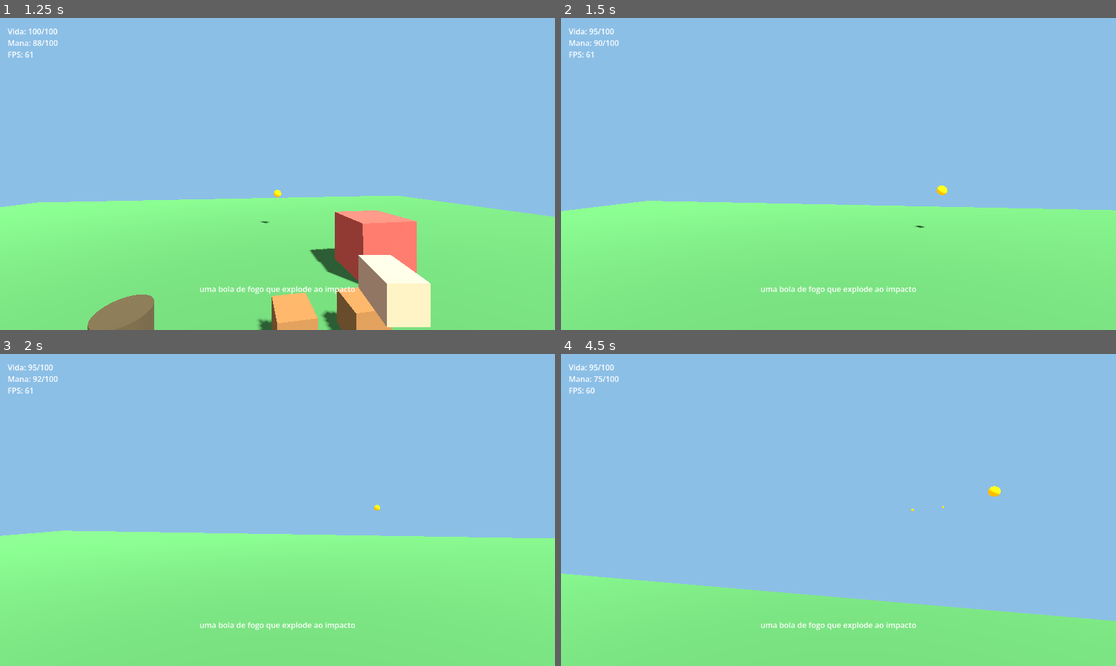
Above: before the commit, frames 1-4 (two rows, left to right).
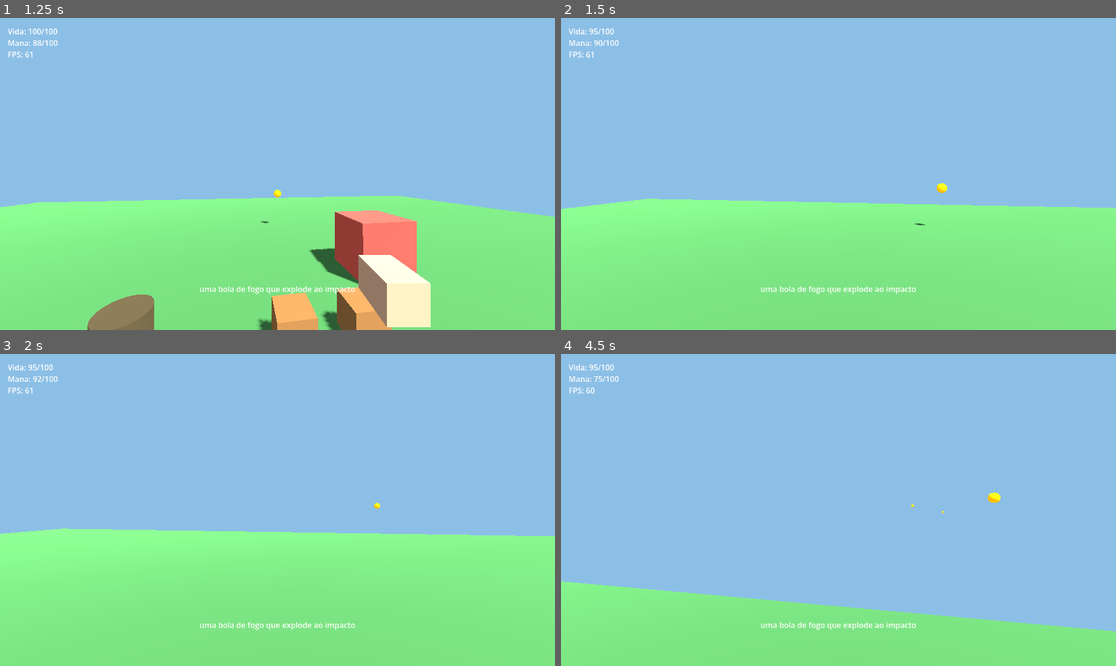
Above: after the commit, the same moments.

Repository: vitortosta4-design/Arcane-Forge
Game: Godot game, scene res://cenas/arena_teste.tscn
Same seed, same stepped clock (60 frames per second), same inputs: the game is played once before the commit and once after it.
Inputs (mouse positions are in pixels of both pictures, inside the frame that each line leads up to):
- Up to frame 1 (1.25 s): move the mouse to (305, 174) at 0.52 s; press the mouse at (305, 174) at 0.53 s; hold W (mover_frente) from 0.53 s (still down); tap Space (pular) at 0.77 s
- Up to frame 2 (1.5 s): keep holding W (mover_frente); move the mouse to (810, 174) at 1.27 s; release the mouse at (810, 174) at 1.28 s; tap C (trocar_camera) at 1.35 s
- Up to frame 3 (2 s): keep holding W (mover_frente); tap Space (pular) at 1.52 s
- Up to frame 4 (4.5 s): keep holding W (mover_frente); move the mouse to (849, 503) at 2.02 s; press the mouse at (849, 503) at 2.03 s; move the mouse to (832, 516) at 2.77 s; release the mouse at (832, 516) at 2.78 s; tap C (trocar_camera) at 2.85, 4.35 s; tap Space (pular) at 3.02, 3.77 s; move the mouse to (877, 513) at 3.52 s; press the mouse at (877, 513) at 3.53 s; move the mouse to (794, 506) at 4.27 s; release the mouse at (794, 506) at 4.28 s

Frame 1 is identical in both runs. In frame 2, 0.7% of the frame differs, in the area x 0-100%, y 53-68%; in frame 3, 0.7%; in frame 4, 3.0%, in the area x 0-100%, y 42-89%.

Commit message:
Corrige mira da camera de 3a pessoa para acompanhar o olhar vertical
A camera de 3a pessoa estava presa direto no corpo do mago, entao so
acompanhava o giro para os lados e nao o olhar para cima/baixo,
violando a ADR-011 (mira igual nos dois modos). Move o braco da
camera para dentro do PivotCabeca e adiciona teste automatico que
trava essa regra.

Co-Authored-By: Claude Sonnet 5 <noreply@anthropic.com>

Diff:
--- a/jogo/cenas/mago.tscn
+++ b/jogo/cenas/mago.tscn
@@ -57,11 +57,11 @@
 mesh = SubResource("BoxMesh_mao")
 surface_material_override/0 = SubResource("StandardMaterial3D_mao")
 
-[node name="BracoCameraTerceiraPessoa" type="SpringArm3D" parent="."]
-transform = Transform3D(-1, 0, -8.74228e-08, 0, 1, 0, 8.74228e-08, 0, -1, 0, 1.6, 0)
+[node name="BracoCameraTerceiraPessoa" type="SpringArm3D" parent="PivotCabeca"]
+transform = Transform3D(-1, 0, -8.74228e-08, 0, 1, 0, 8.74228e-08, 0, -1, 0, 0, 0)
 spring_length = 3.5
 
-[node name="CameraTerceiraPessoa" type="Camera3D" parent="BracoCameraTerceiraPessoa"]
+[node name="CameraTerceiraPessoa" type="Camera3D" parent="PivotCabeca/BracoCameraTerceiraPessoa"]
 transform = Transform3D(-1, 0, -8.74228e-08, 0, 1, 0, 8.74228e-08, 0, -1, 0, 0, 0)
 current = false
 fov = 70.0
--- a/jogo/scripts/mago/mago.gd
+++ b/jogo/scripts/mago/mago.gd
@@ -22,8 +22,7 @@
 
 @onready var _pivot_cabeca: Node3D = $PivotCabeca
 @onready var _camera_primeira_pessoa: Camera3D = $PivotCabeca/CameraPrimeiraPessoa
-@onready var _braco_terceira_pessoa: SpringArm3D = $BracoCameraTerceiraPessoa
-@onready var _camera_terceira_pessoa: Camera3D = $BracoCameraTerceiraPessoa/CameraTerceiraPessoa
+@onready var _camera_terceira_pessoa: Camera3D = $PivotCabeca/BracoCameraTerceiraPessoa/CameraTerceiraPessoa
 @onready var _mao: Node3D = $PivotCabeca/CameraPrimeiraPessoa/Mao
 @onready var _corpo_visivel: Node3D = $CorpoVisivel
 
--- a/jogo/scripts/testes/suite_testes.gd
+++ b/jogo/scripts/testes/suite_testes.gd
@@ -15,6 +15,7 @@
 	await _testar_gastar_mana_recusa_sem_mana_suficiente()
 	_testar_validador_corta_dano_acima_do_limite()
 	_testar_validador_rejeita_material_fora_da_lista()
+	await _testar_mira_identica_entre_1a_e_3a_pessoa()
 	await _testar_galinha_morre_com_vida_zero()
 	await _testar_explosao_quebra_caixa_e_acende_barril()
 	await _testar_executor_cria_projetil_a_partir_da_ficha()
@@ -105,6 +106,28 @@
 	_afirmar("forma fora da lista vira uma forma válida", componente["forma"] in Validador.FORMAS_VALIDAS)
 
 
+## Testa a consequência da ADR-011: a câmera de 3ª pessoa precisa acompanhar
+## também o olhar para cima/baixo (pitch), não só o giro para os lados (yaw),
+## para que a mira aponte para o mesmo lugar nos dois modos.
+func _testar_mira_identica_entre_1a_e_3a_pessoa() -> void:
+	var cena: PackedScene = load("res://cenas/mago.tscn")
+	var mago := cena.instantiate()
+	add_child(mago)
+	await get_tree().process_frame
+
+	var pivot: Node3D = mago.get_node("PivotCabeca")
+	pivot.rotate_x(deg_to_rad(-30))
+	await get_tree().process_frame
+
+	var camera_1a: Camera3D = mago.get_node("PivotCabeca/CameraPrimeiraPessoa")
+	var camera_3a: Camera3D = mago.get_node("PivotCabeca/BracoCameraTerceiraPessoa/CameraTerceiraPessoa")
+	var direcao_1a := -camera_1a.global_transform.basis.z
+	var direcao_3a := -camera_3a.global_transform.basis.z
+	_afirmar("mira aponta na mesma direção nos dois modos de câmera", direcao_1a.is_equal_approx(direcao_3a))
+
+	mago.queue_free()
+
+
 func _testar_galinha_morre_com_vida_zero() -> void:
 	var cena: PackedScene = load("res://cenas/inimigos/galinha_zumbi.tscn")
 	var galinha := cena.instantiate()
